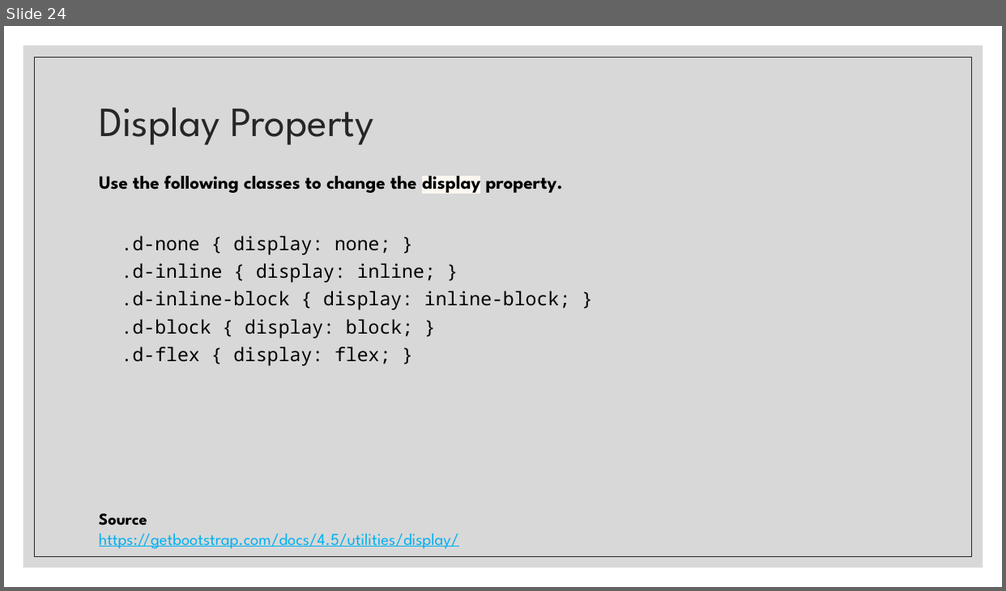
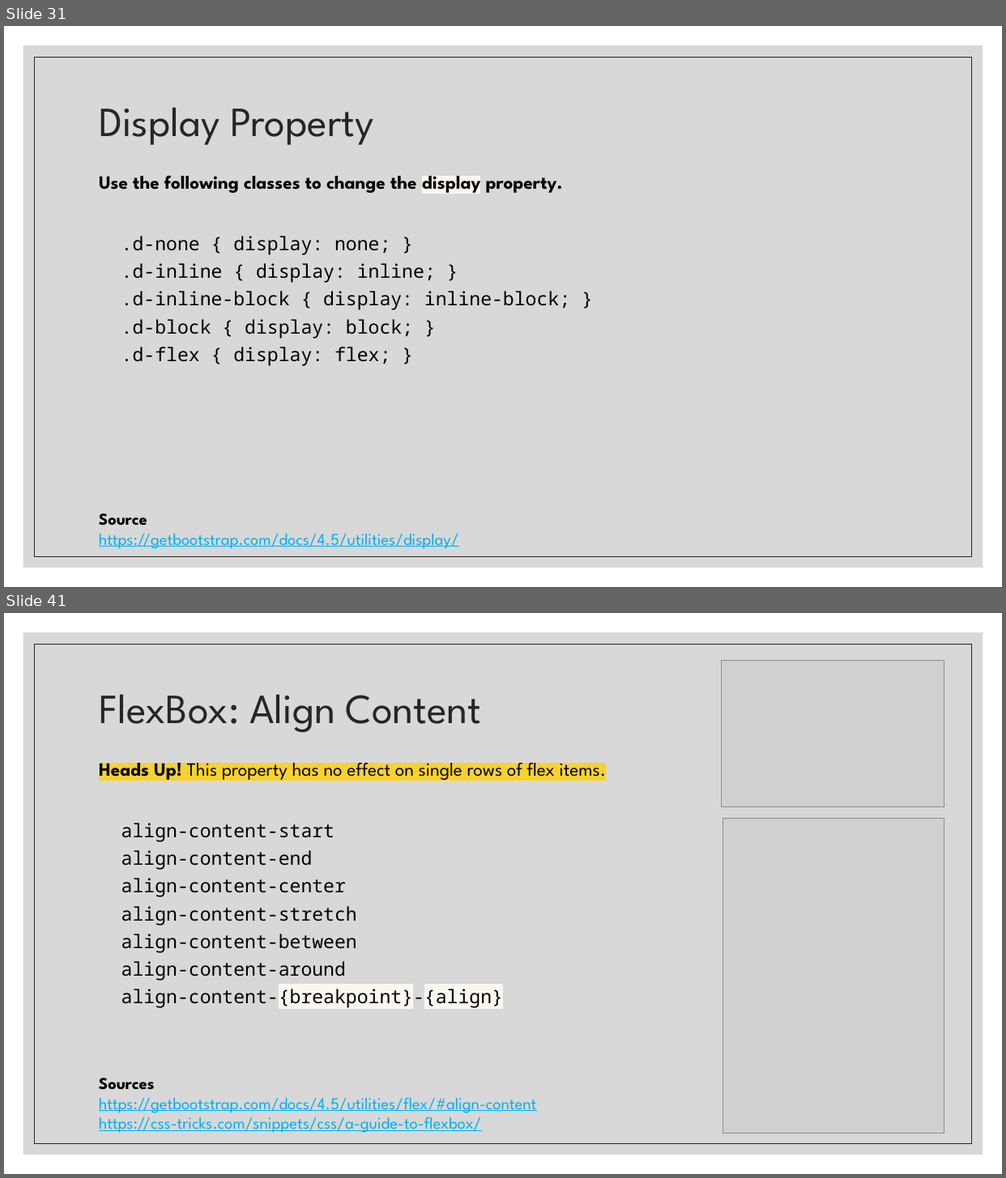
Before and after one commit to paulsmithkc/awd1000_base_lab_and_homework, a slide deck: bootstrap/slides/Intro to Bootstrap.pptx. Shown one above the other, each under a label of ours: slide 24 before the commit, slides 31 and 41 after it; the slides between them are not shown. The pictures are 1006x591 and 1006x1178 pixels, drawn with LibreOffice and Linux fonts; fonts in the diff are those of the drawing; grey boxes stand for pictures. Boxes give left, top, right and bottom in pixels: in the first picture for what was removed or moved away, otherwise in the second. Text is boxed around its words. In the diff, an @@ line names an element or a change of style, - is before the commit and + after.

Commit message:
Finishing up flexbox section

```diff
--- a/bootstrap/slides/Intro to Bootstrap.pptx
+++ b/bootstrap/slides/Intro to Bootstrap.pptx
@@ slide 41 added at (x1=4, y1=613, x2=1002, y2=1174), background #FFFFFF; not listed: 2 template elements that a slide beside it also shows @@
@@ picture added at (x1=721, y1=660, x2=944, y2=807) @@
@@ title added at (x1=99, y1=694, x2=482, y2=733), 40 pt, text #262626 @@
+FlexBox: Align Content
@@ text added at (x1=99, y1=757, x2=606, y2=1008), 18 pt, text #000000 @@
+Heads Up! This property has no effect on single rows of flex items.
+  align-content-start
+  align-content-end
+  align-content-center
+  align-content-stretch
+  align-content-between
+  align-content-around
+  align-content-{breakpoint}-{align}
@@ picture added at (x1=723, y1=818, x2=944, y2=1133) @@
@@ text added at (x1=99, y1=1078, x2=537, y2=1133), 16 pt, text #00B0F0, underline @@
+Sources
+https://getbootstrap.com/docs/4.5/utilities/flex/#align-content
+https://css-tricks.com/snippets/css/a-guide-to-flexbox/
@@ what was slide 24 is now slide 31 @@
```
Also in this commit, not shown: 2 slides changed, 16 other slides added.
